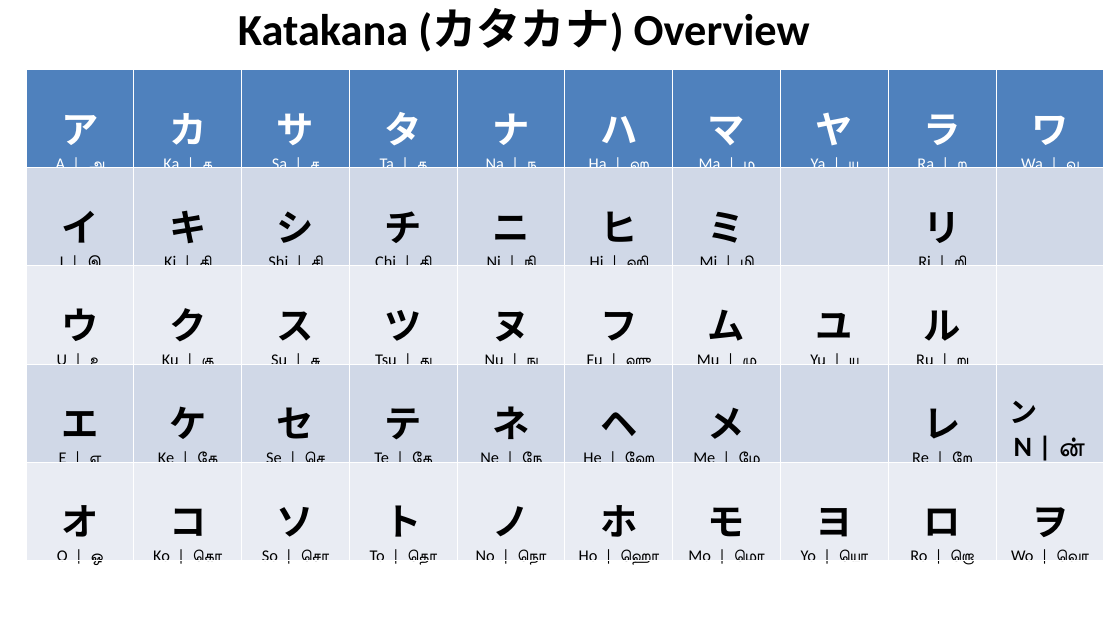
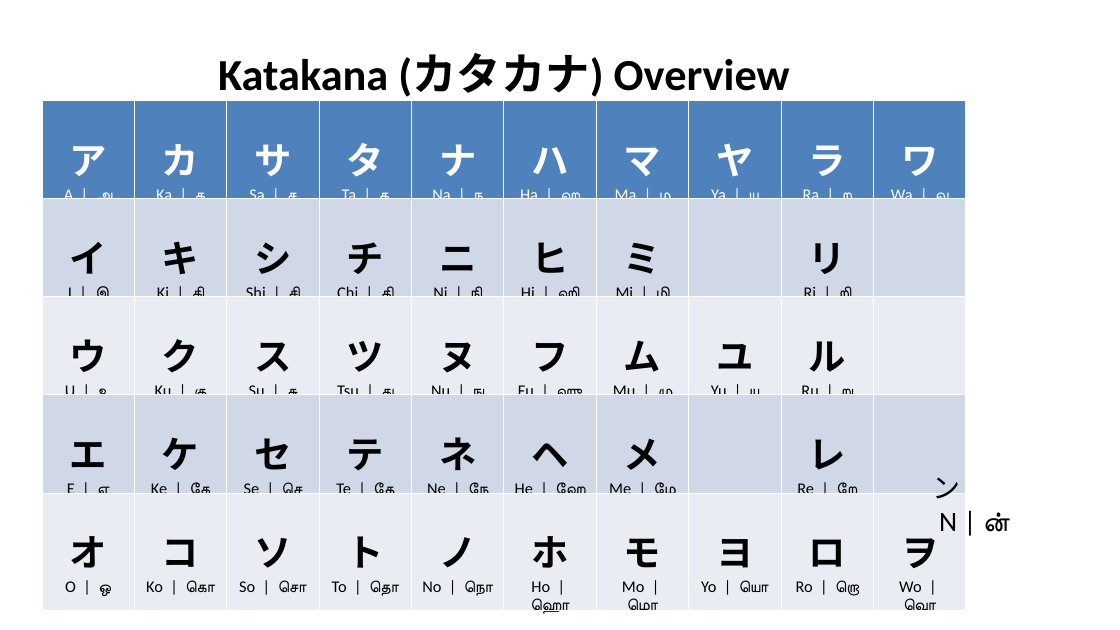
Before and after one commit to arkad94/NihonScriptGuide, a slide deck: slide 2 of Japanese_Guide_for_Tamil_Speakers_v4.pptx (slide 3 before the commit). Drawn at 1120x630 pixels with LibreOffice and Linux fonts; fonts in the diff are those of the drawing. Boxes give left, top, right and bottom in pixels: in the first picture for what was removed or moved away, otherwise in the second. Text is boxed around its words. In the diff, an @@ line names an element or a change of style, - is before the commit and + after.

```diff
--- a/Japanese_Guide_for_Tamil_Speakers_v4.pptx
+++ b/Japanese_Guide_for_Tamil_Speakers_v4.pptx
@@ text "Katakana (カタカナ) Overview": place and size @@
-text "Katakana (カタカナ) Overview" at [238, 8, 810, 52]
+text "Katakana (カタカナ) Overview" at [218, 53, 790, 97]
@@ table: place and size @@
-table at [26, 70, 1102, 580]
+table at [42, 101, 966, 630]
@@ text "ン N | ன்": place and size @@
-text "ン N | ன்" at [1009, 401, 1080, 463]
+text "ン N | ன்" at [932, 477, 1005, 532]
@@ text "ン N | ன்" at [932, 477, 1005, 532]: bold off in "ン" @@
```
Also in this commit, not shown: 13 other slides changed, 5 other files.
